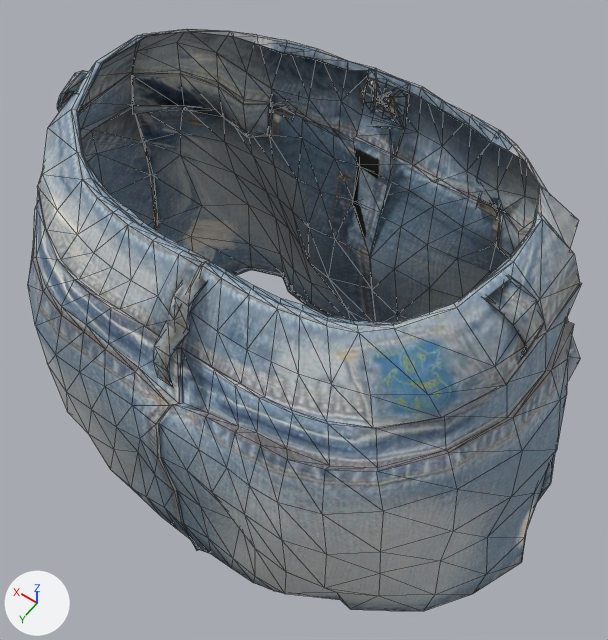
Before and after pictures for a commit that changed the glTF model packages/3d-avatar-maker/assets/models/packs/3d-avatar-maker-wardrobe-clothes/outfit-punkduck_jeans_skirt.glb.
The view is the same before and after, from a 50 mm camera at (-0.202, 0.266, 1.32) aimed at (-0.003, -0.013, 0.882). The axes (+X, +Y, +Z) are drawn at lower left. The lights are the same throughout. The picture after the commit comes second. Mesh edges are drawn as thin lines. Vertices at exactly the same position are counted once.

Script lines for the objects in view, before the commit:
```python
me_female_031 = bpy.data.meshes.new('female.031')
me_female_031.from_pydata(...)  # 834 vertices, 1458 faces; spans x -0.192..0.192, y -0.136..0.125, z 0.721..1.035
me_female_031.materials.append(mat_punkduck_jeans_skirt_female_cloth)  # picture img_outfit_punkduck_jeans_skirt
ob_female = bpy.data.objects.new('female', me_female_031)
ob_female.location = (0.0, 0.0, 0.0)
```
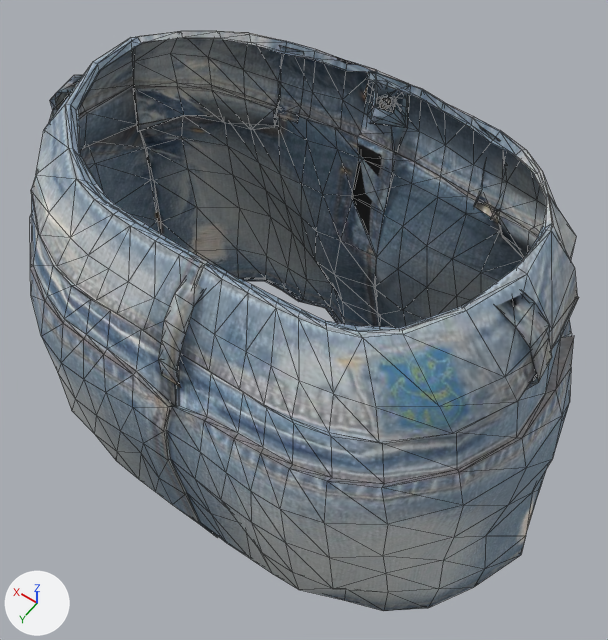
Patch to the scene script:
```diff
--- a/packages/3d-avatar-maker/assets/models/packs/3d-avatar-maker-wardrobe-clothes/outfit-punkduck_jeans_skirt.glb.py
+++ b/packages/3d-avatar-maker/assets/models/packs/3d-avatar-maker-wardrobe-clothes/outfit-punkduck_jeans_skirt.glb.py
@@ me_female_031 @@
 # used by ob_female; location = (0.0, 0.0, 0.0)
-me_female_031.from_pydata(...)  # 834 vertices, 1458 faces; spans x -0.192..0.192, y -0.136..0.125, z 0.721..1.035
+me_female_031.from_pydata(...)  # 834 vertices, 1458 faces; spans x -0.189..0.189, y -0.133..0.119, z 0.733..1.032
+# me_female_031 part 1: the loose piece of 60 vertices spanning x -0.01..0.021, y -0.115..-0.106, z 0.98..1.009 is multiplied about its middle by the matrix ((0.987, 0.009, 0.0), (-0.025, 1.218, 0.086), (-0.003, 0.036, 0.982)), then moved by (0.0, -0.001, -0.001)
+# me_female_031 part 2: 756 of 834 vertices moved; they spanned x -0.192..0.192, y -0.136..0.125, z 0.721..1.035 and now span x -0.189..0.189, y -0.133..0.119, z 0.733..1.032; mean shift (0.0, -0.002, -0.004); largest move (0.028, -0.133, 0.722) -> (0.053, -0.131, 0.737)
 me_female_031.materials.append(mat_punkduck_jeans_skirt_female_cloth)
```

Changed parts and their boxes (x1, y1, x2, y2) in the pictures (608 x 640 px; the box of a moved part takes in the faces that stretch with it):
'female', reshaped: before (28, 29, 582, 611); after (30, 31, 579, 611)
part 1 of me_female_031, moved or reshaped: before (362, 80, 399, 119); after (364, 84, 391, 110)
part 2 of me_female_031, moved or reshaped: before (28, 29, 582, 611); after (30, 31, 579, 611)
